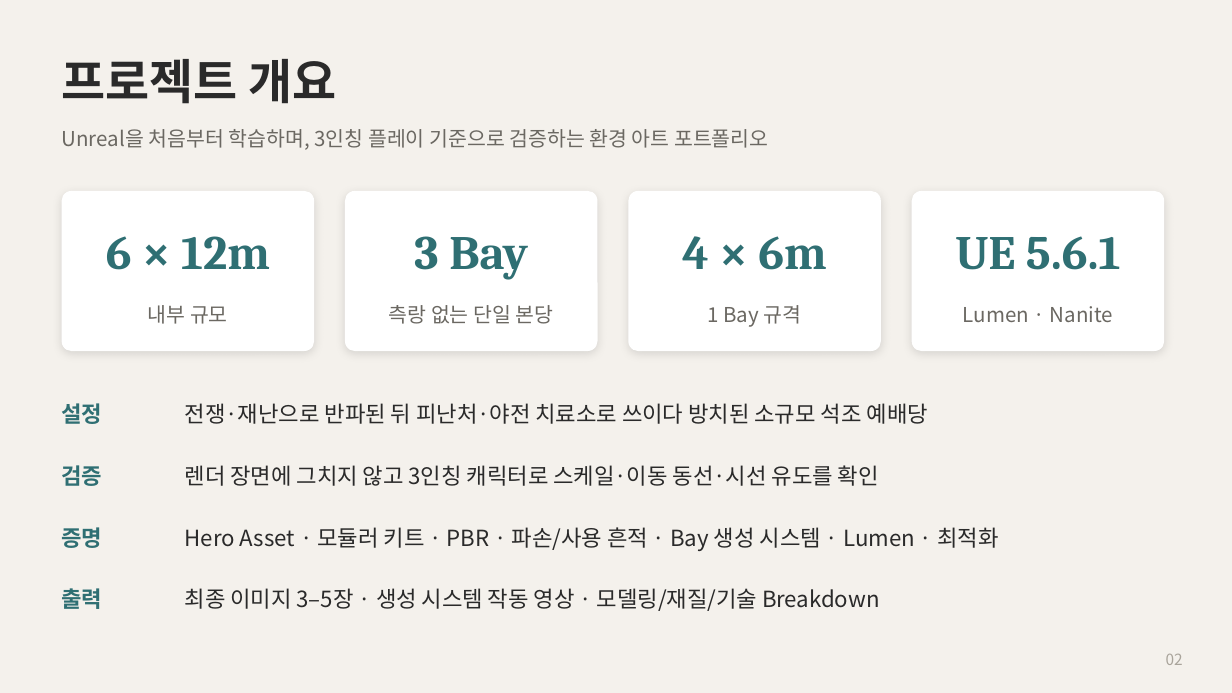
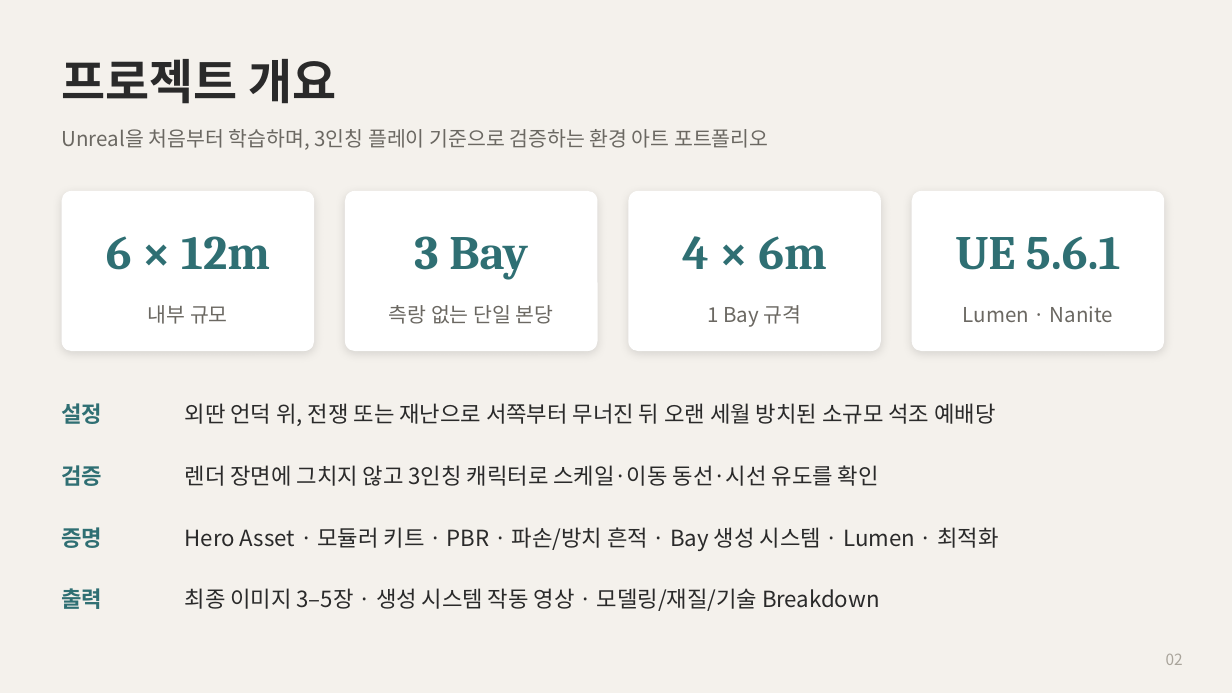
Before and after one commit to JiwonEnv/Unreal-Engine-5-Ruined-Gothic-Chapel-Environment, a slide deck: slide 2 of SourceAssets/Docs/GothicChapel_Project_Overview_v2.pptx. Drawn at 1232x693 pixels with LibreOffice and Linux fonts; fonts in the diff are those of the drawing. Boxes give left, top, right and bottom in pixels: in the first picture for what was removed or moved away, otherwise in the second. Text is boxed around its words. In the diff, an @@ line names an element or a change of style, - is before the commit and + after.

Commit message:
feat: 제단 스컬핑 진행분 반영 및 프로젝트 설정 정리
- ZBrush 고딕 제단 스컬핑 진행분 반영
- 피난처 서사를 삭제하고 붕괴 후 방치된 예배당으로 설정 정리
- 소품 범위를 벤치·촛대·헤진 제단 천으로 조정
- README와 프로젝트 개요 PPT 및 생성 스크립트 수정
- 스컬핑 진행 상태와 작업기록 업데이트

```diff
--- a/SourceAssets/Docs/GothicChapel_Project_Overview_v2.pptx
+++ b/SourceAssets/Docs/GothicChapel_Project_Overview_v2.pptx
@@ text at [185,403,995,426]: text changed @@
-전쟁·재난으로 반파된 뒤 피난처·야전 치료소로 쓰이다 방치된 소규모 석조 예배당
+외딴 언덕 위, 전쟁 또는 재난으로 서쪽부터 무너진 뒤 오랜 세월 방치된 소규모 석조 예배당
@@ text at [185,527,998,551]: text changed @@
-Hero Asset · 모듈러 키트 · PBR · 파손/사용 흔적 · Bay 생성 시스템 · Lumen · 최적화
+Hero Asset · 모듈러 키트 · PBR · 파손/방치 흔적 · Bay 생성 시스템 · Lumen · 최적화
```
Also in this commit, not shown: 4 other slides changed, 4 other files.
